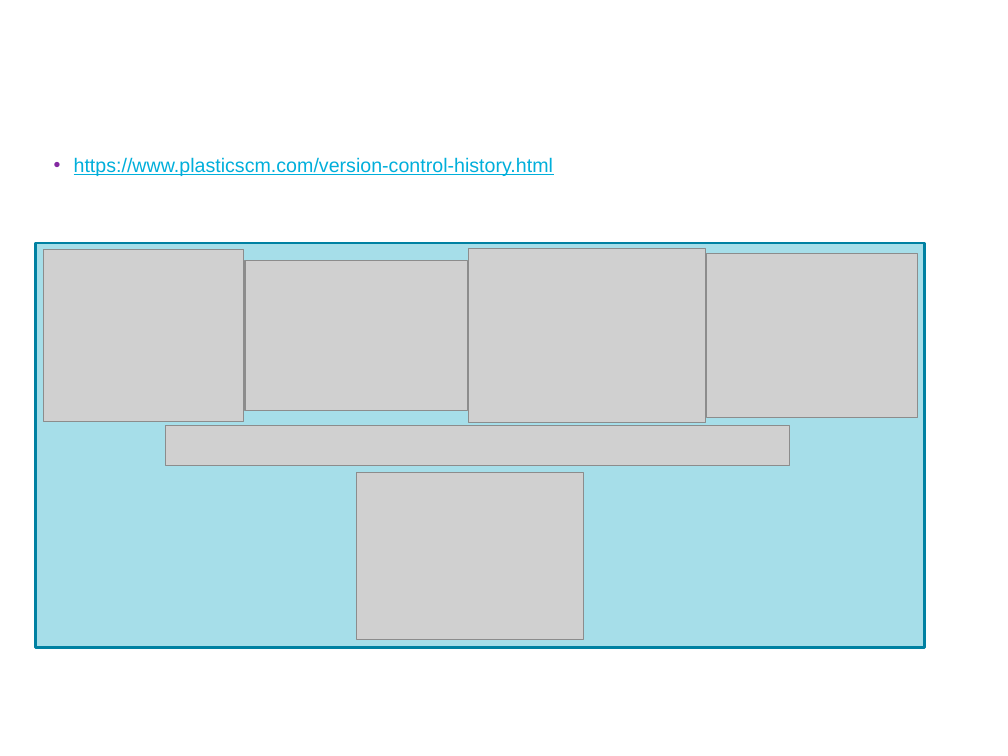
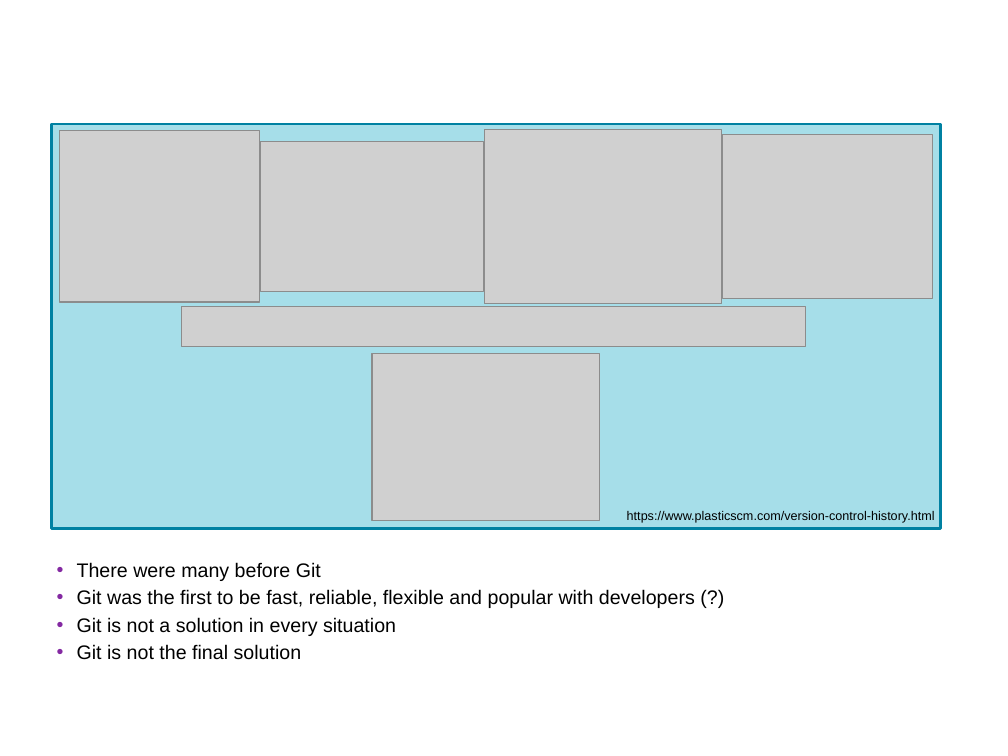
Before and after one commit to UncleCJ/hicollegegit, a slide deck: slide 9 of Git-introduktion_Hermods_HiQ.pptx. Drawn at 1008x756 pixels with LibreOffice and Linux fonts; fonts in the diff are those of the drawing; grey boxes stand for pictures; background and template pictures are left out. Boxes give left, top, right and bottom in pixels: in the first picture for what was removed or moved away, otherwise in the second. Text is boxed around its words. In the diff, an @@ line names an element or a change of style, - is before the commit and + after.

```diff
--- a/Git-introduktion_Hermods_HiQ.pptx
+++ b/Git-introduktion_Hermods_HiQ.pptx
@@ 6 pictures, 1 rectangle: place and size @@
-6 pictures, 1 rectangle at <box>35,243,924,648</box>
+6 pictures, 1 rectangle at <box>51,124,940,529</box>
@@ text "https://www.plasticscm.com/version-control-history.html": place and size @@
-text "https://www.plasticscm.com/version-control-history.html" at <box>74,157,553,176</box>
+text "https://www.plasticscm.com/version-control-history.html" at <box>627,511,935,523</box>
@@ text "https://www.plasticscm.com/version-control-history.html" at <box>627,511,935,523</box>: size 14 to 9 pt, text colour #00AFDB to #000000, underline off; alignment left to right; bullet • to none; less space between paragraphs @@
@@ text added at <box>77,562,695,660</box>, 14 pt, text #000000 @@
+• There were many before Git
+• Git was the first to be fast, reliable, flexible and popular with developers (?)
+• Git is not a solution in every situation
+• Git is not the final solution
@@ title added at <box>77,617,170,633</box>, 18 pt, text #FFFFFF, bold @@
+Git is a 5th generation version control system
```
Also in this commit, not shown: 11 other slides changed, 3 slides added, 1 slide removed.
